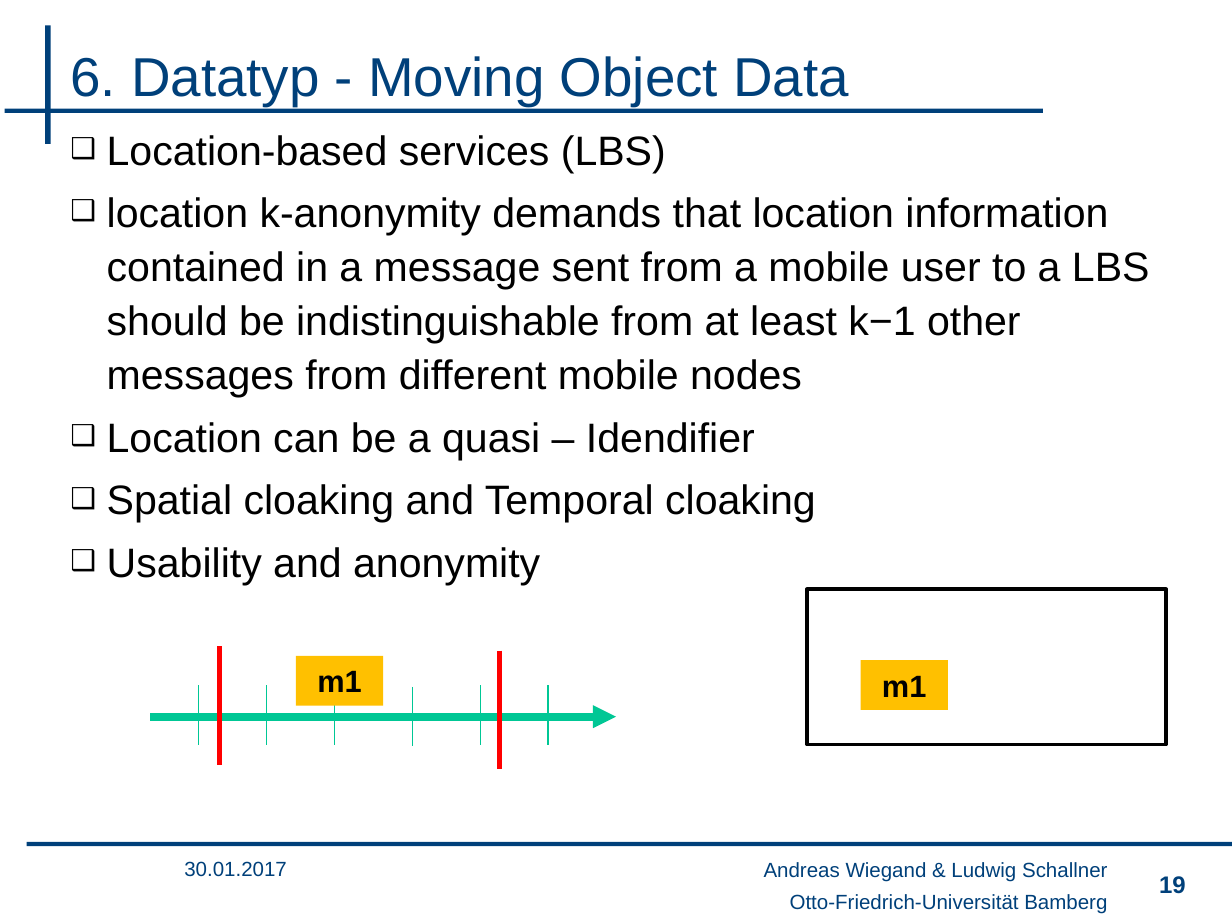
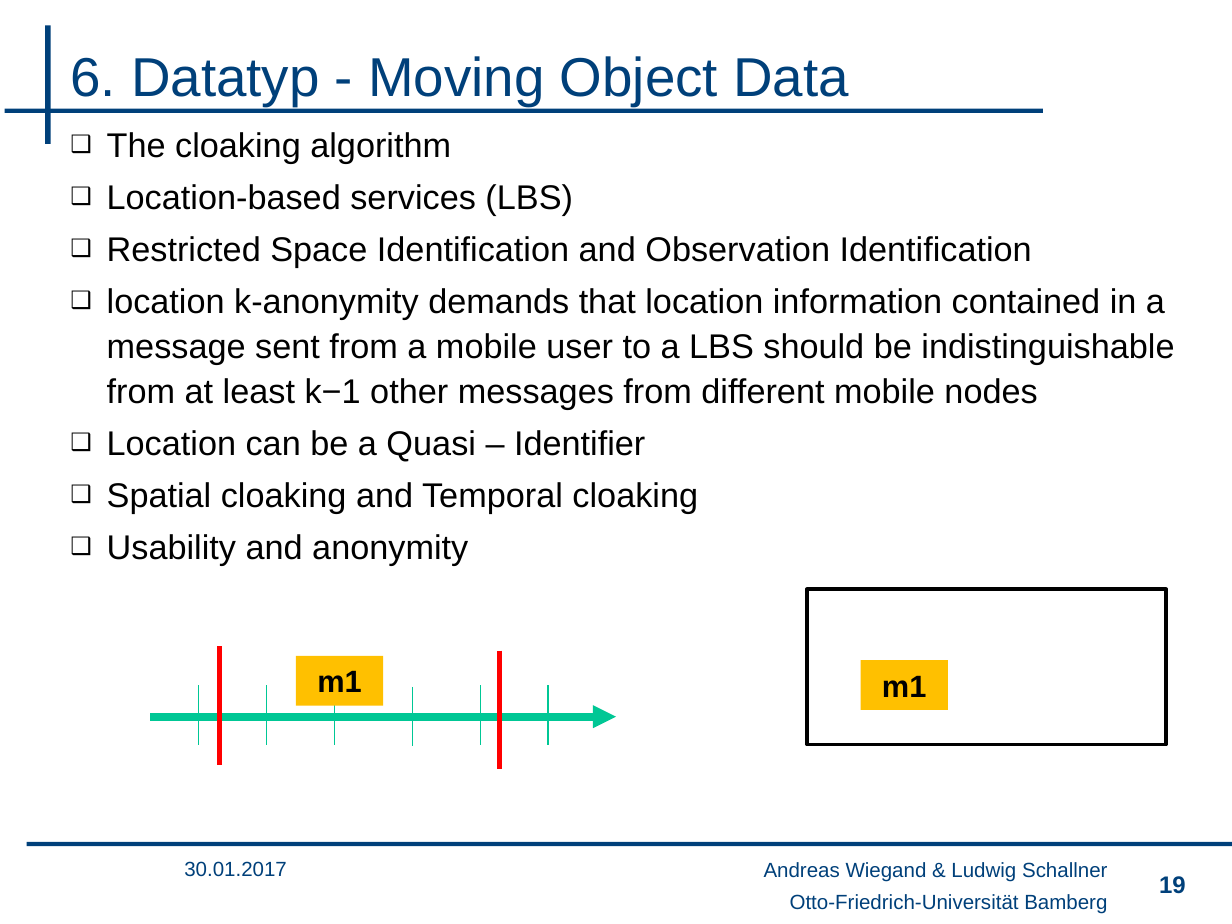
Before and after one commit to wsgan001/PSI-MSem, a slide deck: slide 19 of presentation/sicherheits_final_anV3.pptx. Drawn at 1232x924 pixels with LibreOffice and Linux fonts; fonts in the diff are those of the drawing; background and template pictures are left out. Boxes give left, top, right and bottom in pixels: in the first picture for what was removed or moved away, otherwise in the second. Text is boxed around its words. In the diff, an @@ line names an element or a change of style, - is before the commit and + after.

```diff
--- a/presentation/sicherheits_final_anV3.pptx
+++ b/presentation/sicherheits_final_anV3.pptx
@@ text at box(107, 132, 451, 163): paragraph added @@
+❑ The cloaking algorithm
@@ text at box(107, 184, 1174, 566): size 24 to 20 pt in "Location-based services (LBS)", "location k-anonymity demands that location information conta ...", "Spatial cloaking and Temporal cloaking", "Usability and anonymity" @@
@@ text at box(107, 236, 1032, 267): paragraph added @@
+❑ Restricted Space Identiﬁcation and Observation Identiﬁcation
@@ text at box(107, 430, 645, 462): text changed; size 24 to 20 pt @@
-❑ Location can be a quasi – Idendifier
+❑ Location can be a Quasi – Identifier
```
Also in this commit, not shown: 2 other slides changed, 1 slide added.
